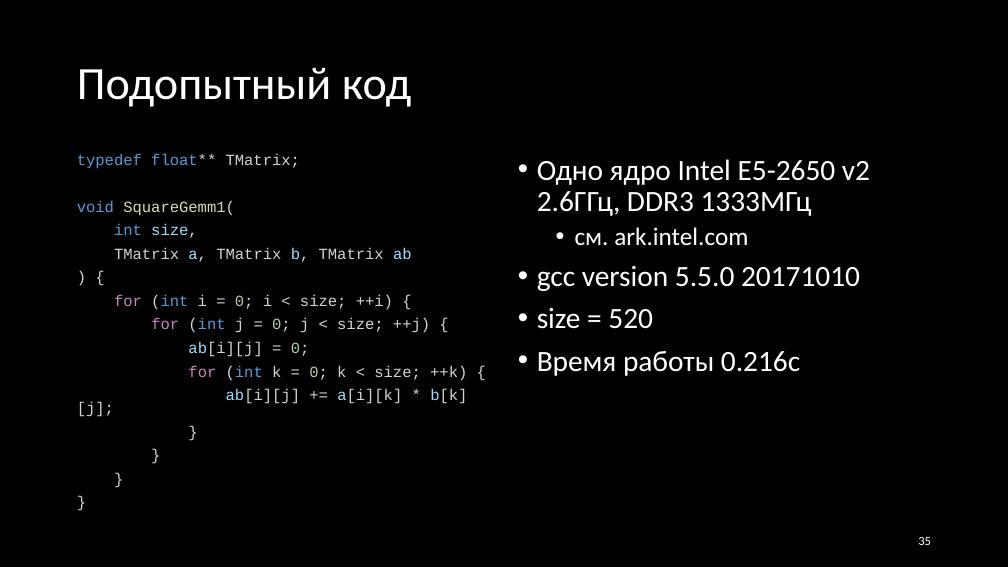
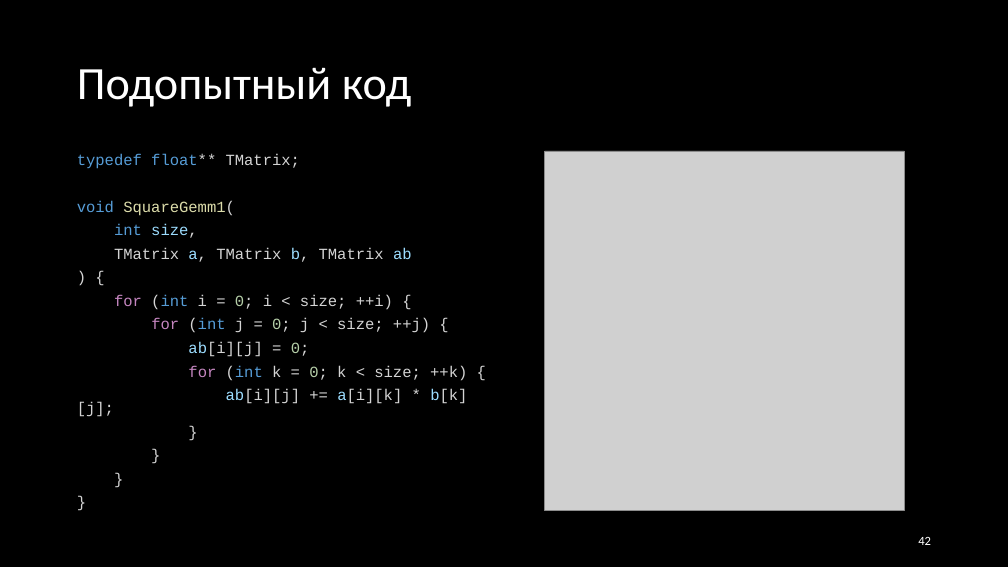
Before and after one commit to Evgueni-Petrov-aka-espetrov/Algorithms-and-Programming-in-C-pptx, a slide deck: slide 42 of 27 Эффективный код.pptx (slide 35 before the commit). Drawn at 1008x567 pixels with LibreOffice and Linux fonts; fonts in the diff are those of the drawing; grey boxes stand for pictures. Boxes give left, top, right and bottom in pixels: in the first picture for what was removed or moved away, otherwise in the second. Text is boxed around its words. In the diff, an @@ line names an element or a change of style, - is before the commit and + after.

```diff
--- a/27 Эффективный код.pptx
+++ b/27 Эффективный код.pptx
@@ text removed at bbox=[537, 159, 870, 376] @@
-• Одно ядро Intel E5-2650 v2 2.6ГГц, DDR3 1333МГц
-  • см. ark.intel.com
-• gcc version 5.5.0 20171010
-• size = 520
-• Время работы 0.216с
@@ picture added at bbox=[544, 151, 904, 511] @@
@@ page number at bbox=[918, 537, 931, 545]: text changed @@
-35
+42
```
Also in this commit, not shown: 36 other slides changed, 9 slides added.
